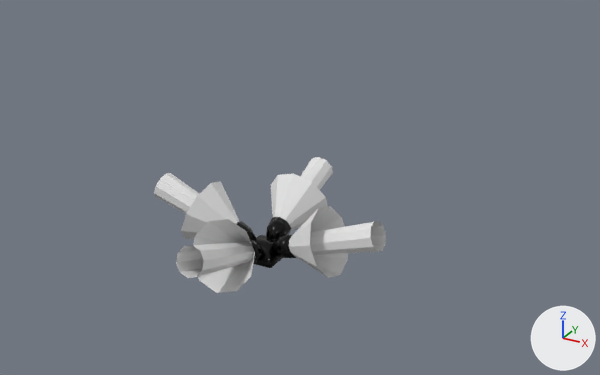
Before and after pictures for a commit that changed the Blender file server/Components/RawAssets/RCS.blend.
Before and after are seen from a 50 mm lens placed at (6.66, -10.83, 6.8), pointed at (0.5, 0.37, 1.2). Every picture has the same lights, and +X, +Y and +Z are marked at lower right.

Objects in the first picture: 'Flame1', 'Flame2', 'Flame3', 'Flame4', 'RCS'.
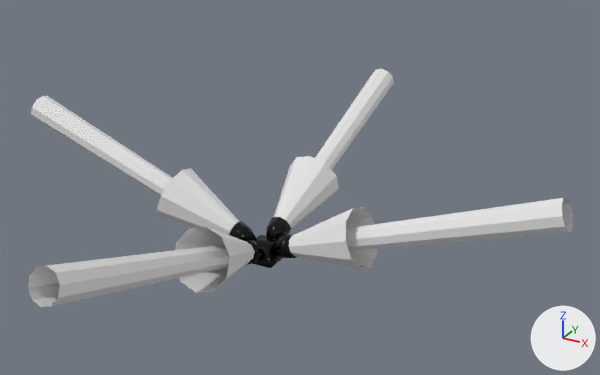
The change, as a list of edits to the scene's bpy script:
```text
Change me_cylinder:
    where me_cylinder.from_pydata(...)  # 40 vertices, 22 faces; spans x -0.57..0.57, y -0.6..0.6, z 0.0..1.6
    used by ob_flame1; location = (0.0, 0.6, 0.3); rotation_euler = (-1.222, 0.0, 0.0), in degrees (-70, 0, 0)
    me_cylinder part 1: all 10 vertices in x -0.57..0.57, y -0.6..0.6, z 0.7 are scaled about their middle by (0.858, 0.858, 1), then moved by (0.0, 0.0, 0.61)
    me_cylinder part 2: all 10 vertices in x -0.24..0.24, y -0.25..0.25, z 1.6 are moved by (0.0, 0.0, 2.97)
```

Pixel boxes (x1, y1, x2, y2) of what changed, in the pictures (600 x 375 px; the box of a moved part takes in the faces that stretch with it):
'Flame2', reshaped (191% wider)
    before: (289, 206, 386, 278)
    after: (289, 197, 573, 270)
'Flame3', reshaped (184% wider, 8% taller)
    before: (176, 219, 255, 293)
    after: (28, 227, 254, 307)
'Flame4', reshaped (141% wider, 109% taller)
    before: (154, 173, 240, 239)
    after: (31, 96, 240, 235)
'Flame1', reshaped (92% wider, 116% taller)
    before: (271, 157, 333, 230)
    after: (274, 69, 394, 228)
part 1 of me_cylinder, moved or reshaped
    before: (181, 174, 348, 293)
    after: (157, 156, 377, 293)
part 2 of me_cylinder, moved or reshaped
    before: (154, 157, 386, 278)
    after: (28, 69, 573, 307)
